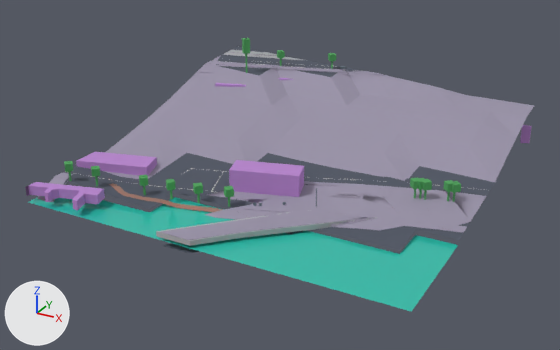
What one commit did to the glTF model public/maps/melbourne/chunks/2_-15.glb.
Camera for both pictures: a 50 mm lens placed at (400.2, 1539.5, 100.2), pointed at (291.2, 1737.7, 1.1). The axes (+X, +Y, +Z) are drawn at lower left. The lights are the same throughout. The picture after the commit comes second. Where no turn or scale is listed for an object, it has been applied to the vertices. Vertices at exactly the same position are counted once.

Objects in the first picture: 'compiled-chunk'.
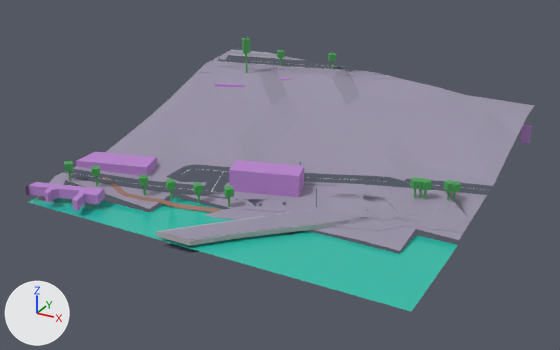
What differs and where, as boxes (x1, y1, x2, y2) in the pictures (560 x 350 px):
part 1 of me_mesh_0, added
    after: (229, 52, 297, 59)
part 2 of me_mesh_0, built on
    both: (114, 164, 470, 228)
part 3 of me_mesh_0, built on
    before: (228, 50, 256, 54)
    after: (203, 50, 401, 80)
part 4 of me_mesh_0, recoloured
    both: (67, 66, 495, 251)

What changed in the scene script:
```text
Change me_mesh_0:
    used by ob_compiled_chunk; location = (294.0, 1746.0, 14.7)
    remove me_mesh_0.from_pydata(...)  # 3421 vertices, 5143 faces; spans x -60.0..60.0, y -60.0..60.0, z -16.2..16.2
    add me_mesh_0.from_pydata(...)  # 4481 vertices, 6750 faces; spans x -60.0..60.0, y -60.0..60.0, z -16.2..16.2
    me_mesh_0 part 1: a new loose piece of 52 vertices spanning x -60.0..-31.4, y 49.6..60.0, z 4.1..5.5, in mat_pavement (grey #9a93a8)
    me_mesh_0 part 2: 28 vertices moved from x -25.7..48.7, y -43.3..-6.8, z -14.5..-11.6 to x -28.1..49.5, y -44.0..-13.9, z -14.5..-11.7; 204 vertices removed from x -35.0..53.9, y -45.9..-2.4, z -14.5..-11.0; 548 vertices added at x -35.8..57.1, y -45.8..-3.5, z -14.5..-11.3
    me_mesh_0 part 3: 4 vertices moved within x -60.0..-36.2, y 35.9..54.7, z 3.7..5.6; 369 vertices added at x -60.0..11.1, y 34.1..60.0, z 0.7..5.6
    me_mesh_0 part 4: 58 faces spanning x -60.0..60.0, y -48.0..60.0, z -14.0..5.0 switch from mat_asphalt (greyish blue #4f5563) to mat_pavement (grey #9a93a8)
    other edits to the shape of me_mesh_0 do not show in these pictures
```
